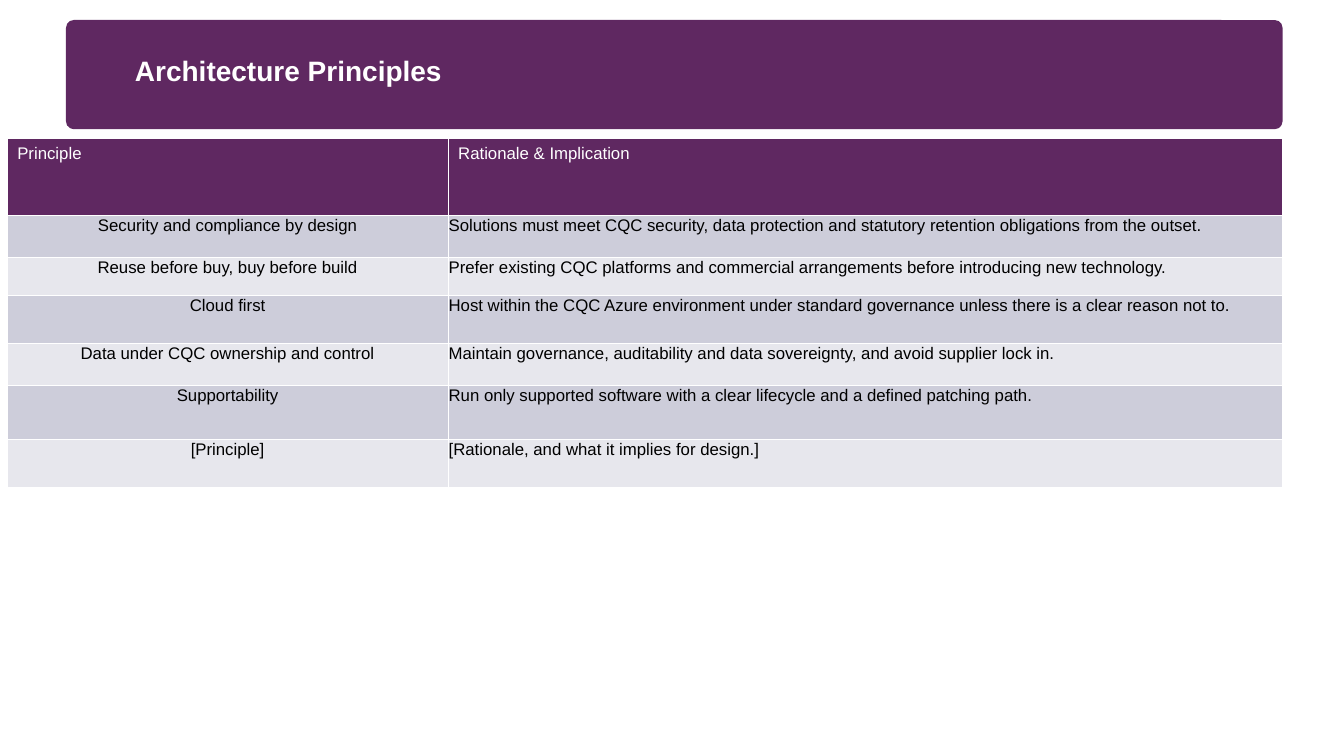
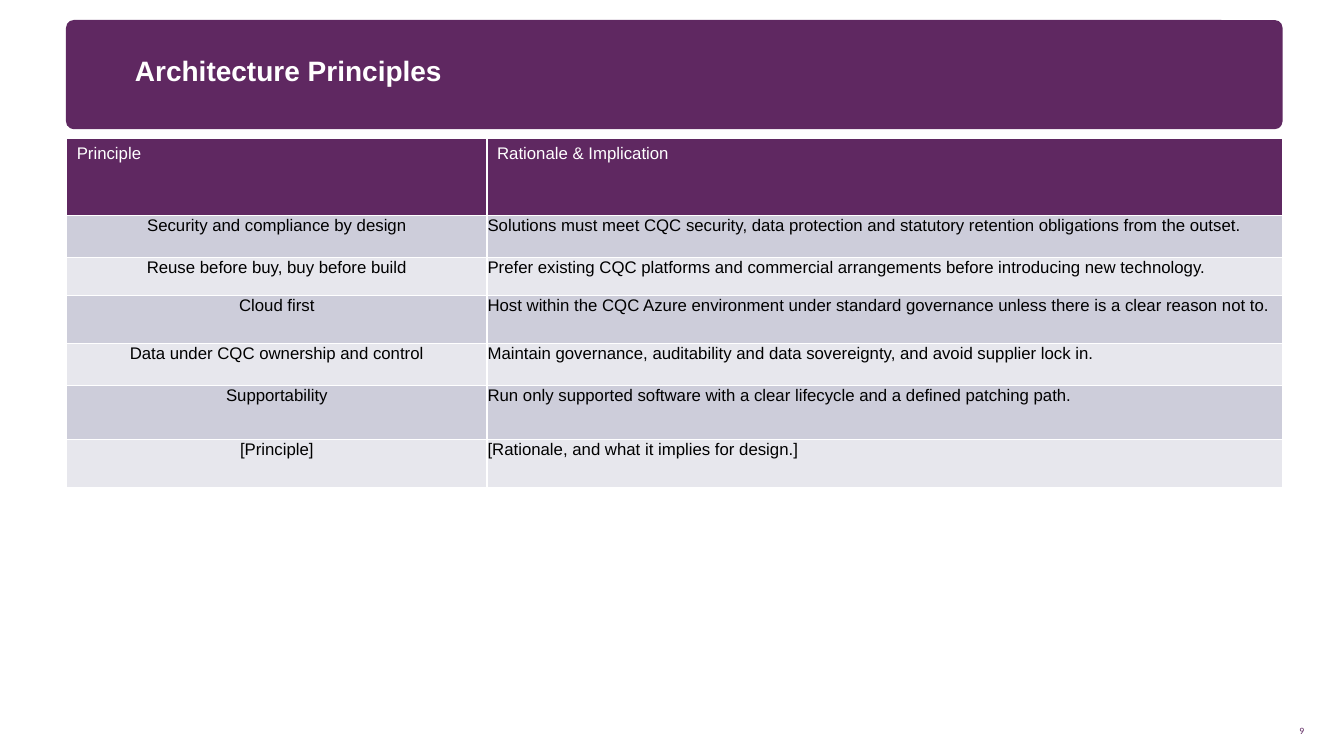
Before and after one commit to davegarner/Template-Documentation, a slide deck: slide 9 of Finalised Templates/PowerPoint/Architecture_Vision_Paper_Template.pptx. Drawn at 1344x756 pixels with LibreOffice and Linux fonts; fonts in the diff are those of the drawing; background and template pictures are left out. Boxes give left, top, right and bottom in pixels: in the first picture for what was removed or moved away, otherwise in the second. Text is boxed around its words. In the diff, an @@ line names an element or a change of style, - is before the commit and + after.

```diff
--- a/Finalised Templates/PowerPoint/Architecture_Vision_Paper_Template.pptx
+++ b/Finalised Templates/PowerPoint/Architecture_Vision_Paper_Template.pptx
@@ table resized from (x1=7, y1=139, x2=1282, y2=697) to (x1=67, y1=139, x2=1284, y2=490) @@
@@ page number added at (x1=1299, y1=728, x2=1304, y2=734), 6.9 pt, text #5F2861 @@
+9
```
Also in this commit, not shown: 12 other slides changed, 2 other files.
